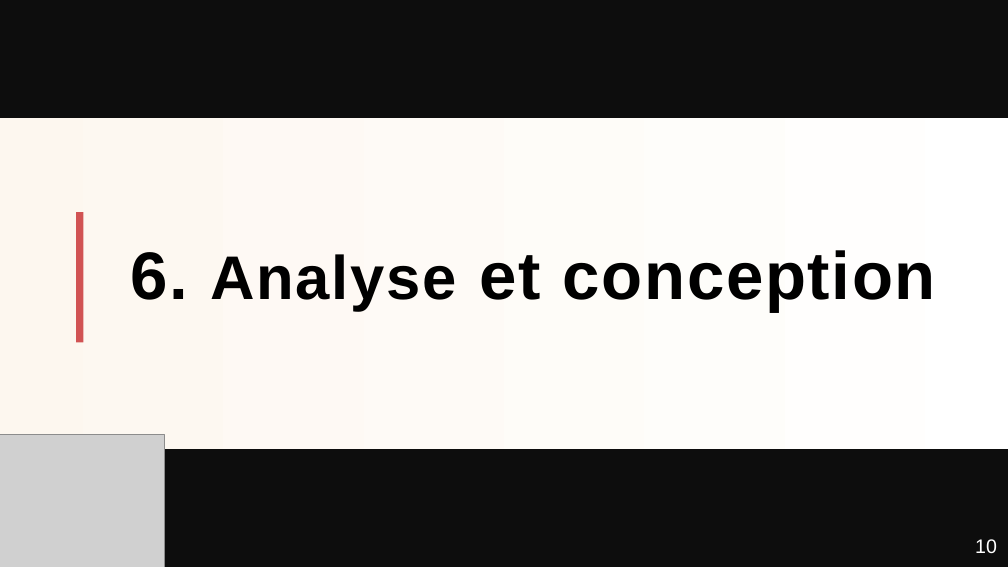
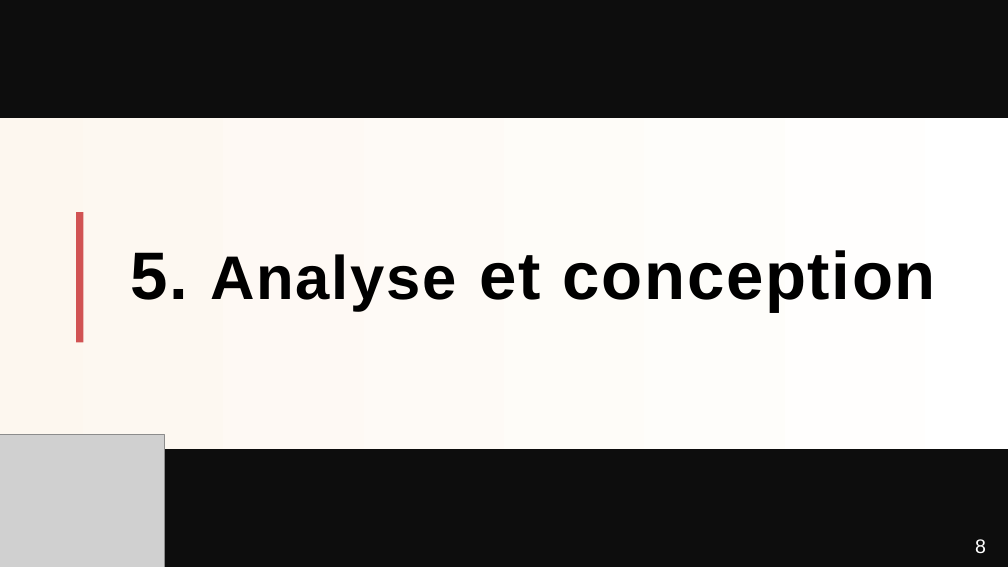
Before and after one commit to HamzaBourras/BCG-Car-Rental, a slide deck: slide 10 of rapport_presentation/PP_Presentation.pptx (slide 12 before the commit). Drawn at 1008x567 pixels with LibreOffice and Linux fonts; fonts in the diff are those of the drawing; grey boxes stand for pictures; background and template pictures are left out. Boxes give left, top, right and bottom in pixels: in the first picture for what was removed or moved away, otherwise in the second. Text is boxed around its words. In the diff, an @@ line names an element or a change of style, - is before the commit and + after.

```diff
--- a/rapport_presentation/PP_Presentation.pptx
+++ b/rapport_presentation/PP_Presentation.pptx
@@ text at (x1=131, y1=250, x2=935, y2=312): text changed @@
-6. Analyse et conception
+5. Analyse et conception
@@ text at (x1=975, y1=539, x2=986, y2=554): text changed @@
-10
+8
```
Also in this commit, not shown: 4 other slides changed.
